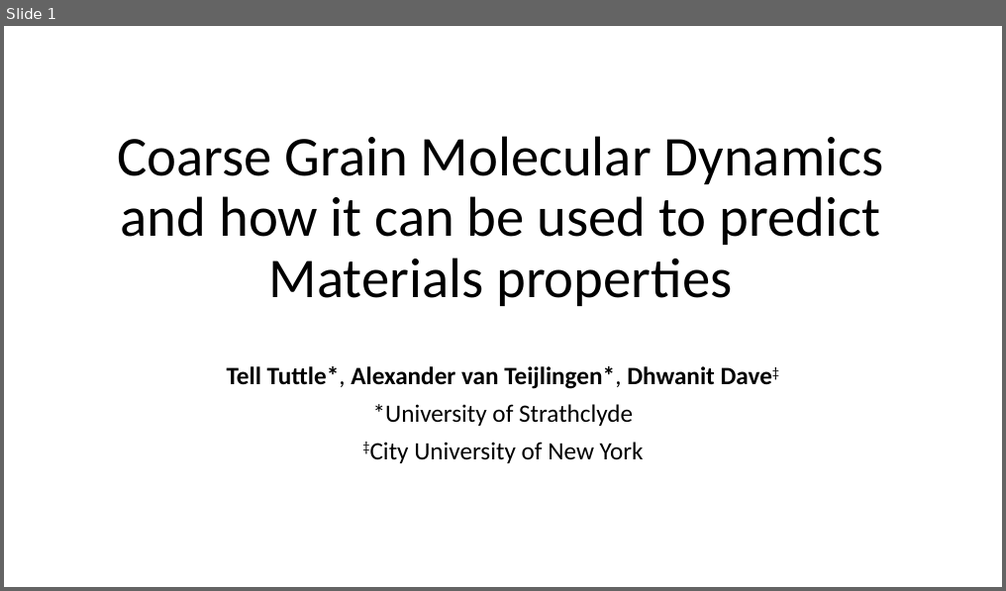
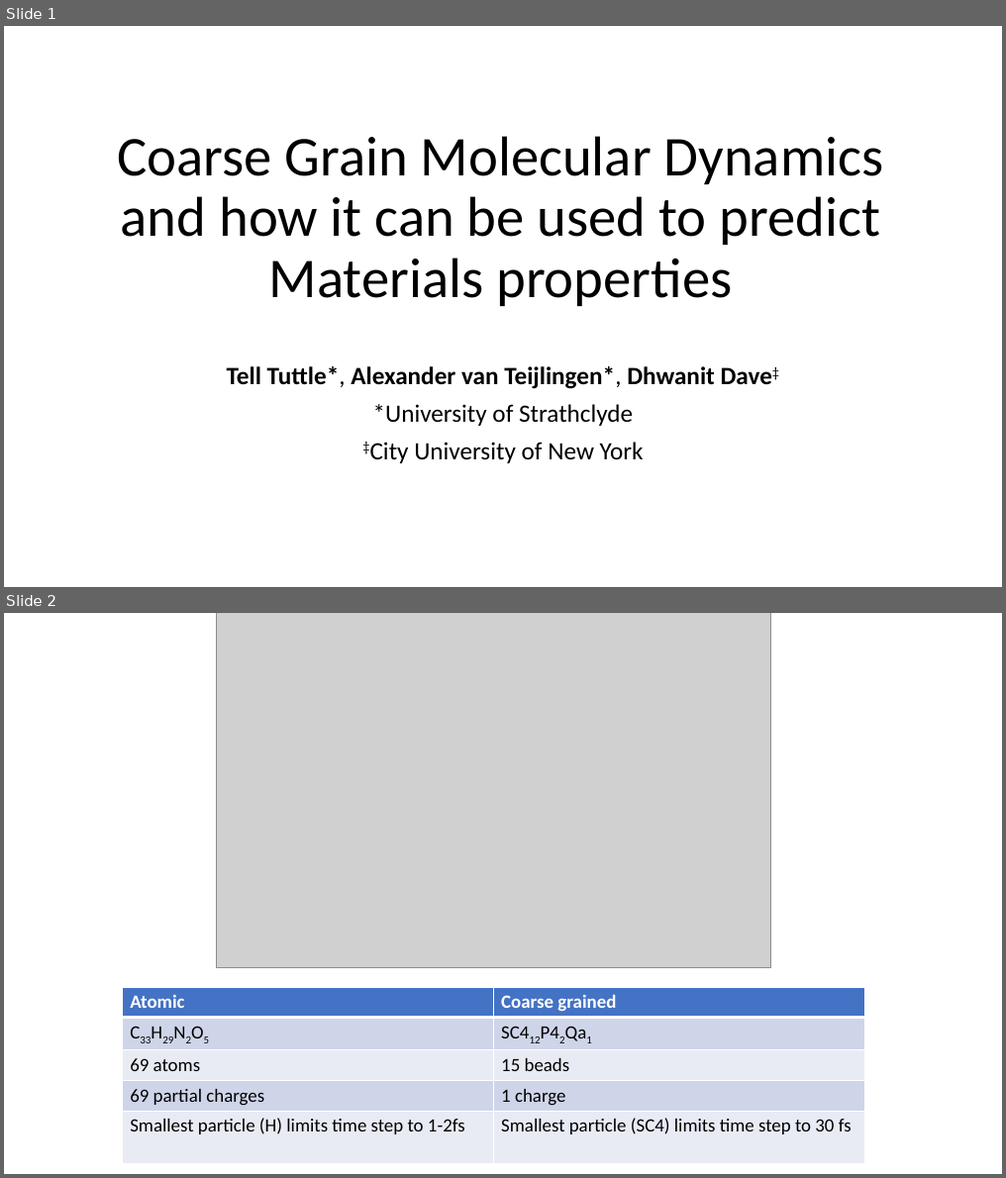
Before and after one commit to avanteijlingen/Tutorial-SB06, a slide deck: CGMD.pptx. Shown one above the other, each under a label of ours: slide 1 before the commit, slides 1 and 2 after it. The pictures are 1006x591 and 1006x1178 pixels, drawn with LibreOffice and Linux fonts; fonts in the diff are those of the drawing; grey boxes stand for pictures. Boxes give left, top, right and bottom in pixels: in the first picture for what was removed or moved away, otherwise in the second. Text is boxed around its words. In the diff, an @@ line names an element or a change of style, - is before the commit and + after.

```diff
--- a/CGMD.pptx
+++ b/CGMD.pptx
@@ slide 2 added at (4,613,1002,1174), background #FFFFFF @@
@@ picture added at (217,613,771,967) @@
@@ table added at (122,987,865,1161), 5 rows, 2 columns @@
+Atomic | Coarse grained
+C33H29N2O5 | SC412P42Qa1
+69 atoms | 15 beads
+69 partial charges | 1 charge
+Smallest particle (H) limits time step to 1-2fs | Smallest particle (SC4) limits time step to 30 fs
```
Also in this commit, not shown: 3 other slides added, 1 slide removed.
